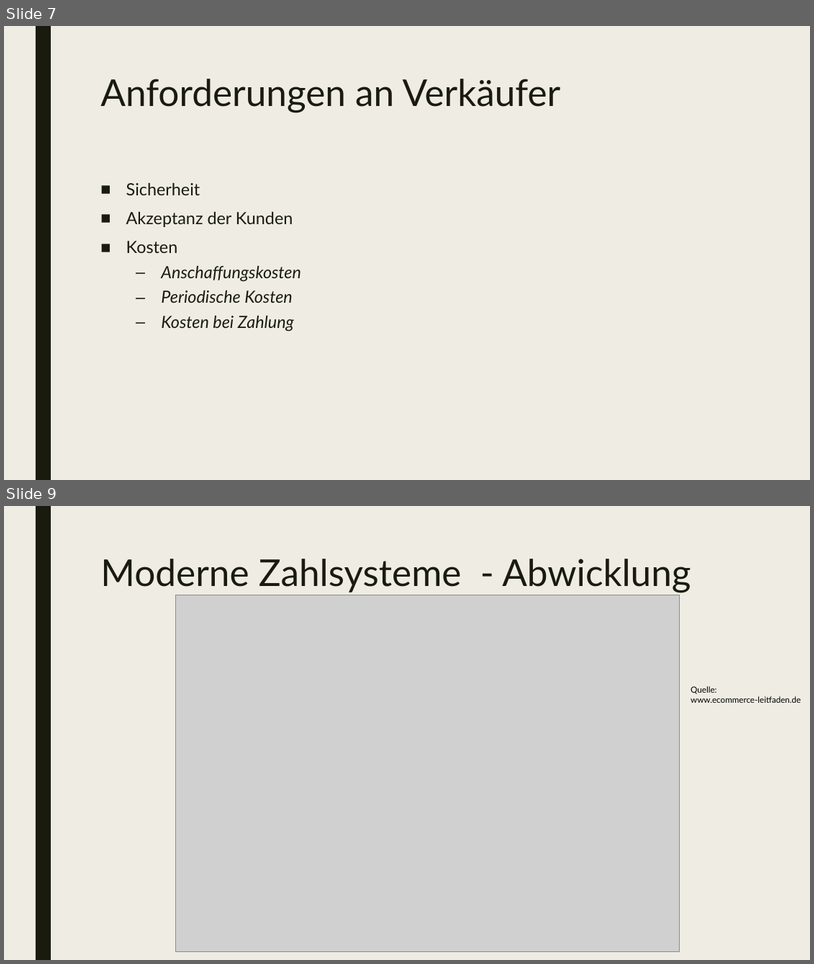
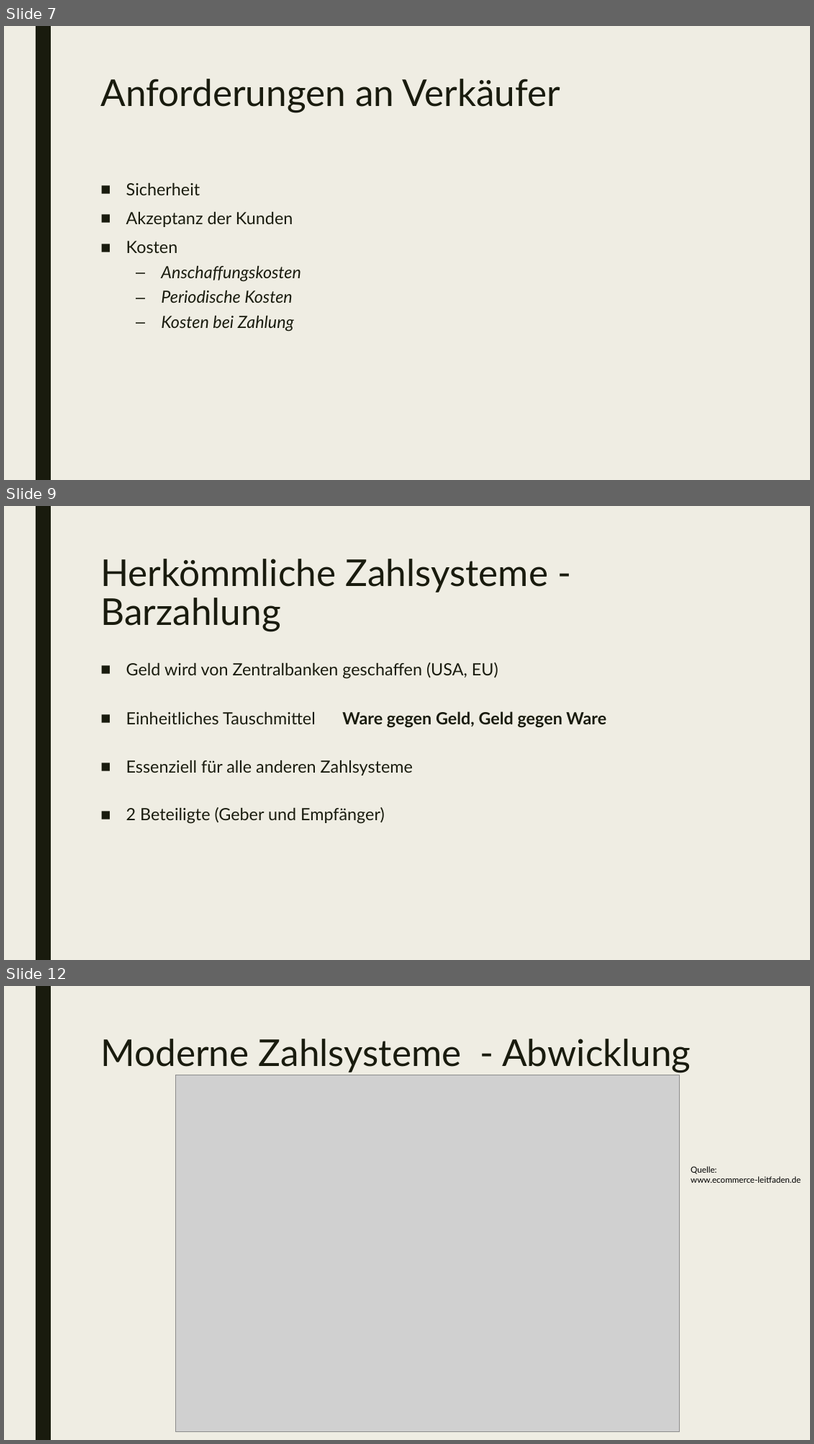
Before and after one commit to mwoelfer-tgm/ethik_presentation, a slide deck: presentation/Zahlungssysteme.pptx. Shown one above the other, each under a label of ours: slides 7 and 9 before the commit, slides 7, 9 and 12 after it; the slides between them are not shown. The pictures are 814x964 and 814x1444 pixels, drawn with LibreOffice and Linux fonts; fonts in the diff are those of the drawing; grey boxes stand for pictures. Boxes give left, top, right and bottom in pixels: in the first picture for what was removed or moved away, otherwise in the second. Text is boxed around its words. In the diff, an @@ line names an element or a change of style, - is before the commit and + after.

```diff
--- a/presentation/Zahlungssysteme.pptx
+++ b/presentation/Zahlungssysteme.pptx
@@ slide 9 added at [4, 506, 810, 960], background #EFEDE3; not listed: 1 template element that a slide beside it also shows @@
@@ title added at [100, 559, 549, 632], 44 pt, text #191B0E @@
+Herkömmliche Zahlsysteme - Barzahlung
@@ text added at [126, 662, 607, 824], 20 pt, text #191B0E @@
+■ Geld wird von Zentralbanken geschaffen (USA, EU)
+■ Einheitliches Tauschmittel Ware gegen Geld, Geld gegen Ware
+■ Essenziell für alle anderen Zahlsysteme
+■ 2 Beteiligte (Geber und Empfänger)
@@ what was slide 9 is now slide 12 @@
```
Also in this commit, not shown: 1 slide changed, 8 other slides added, 1 slide removed, 1 other file.
